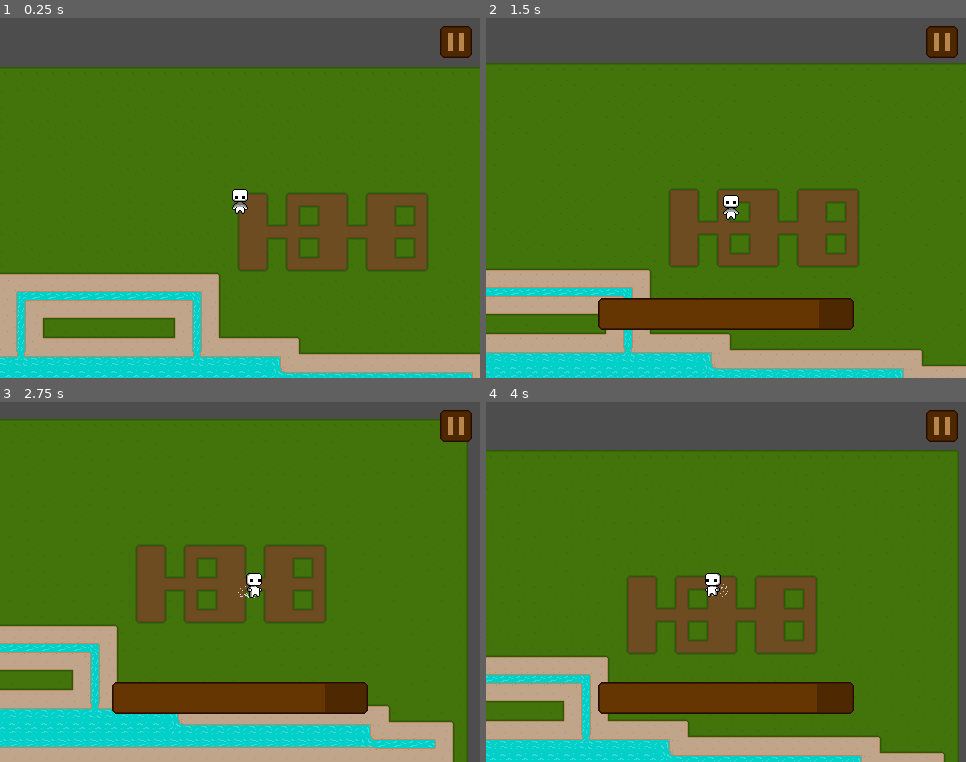
Above: before the commit, frames 1-4 (two rows, left to right).
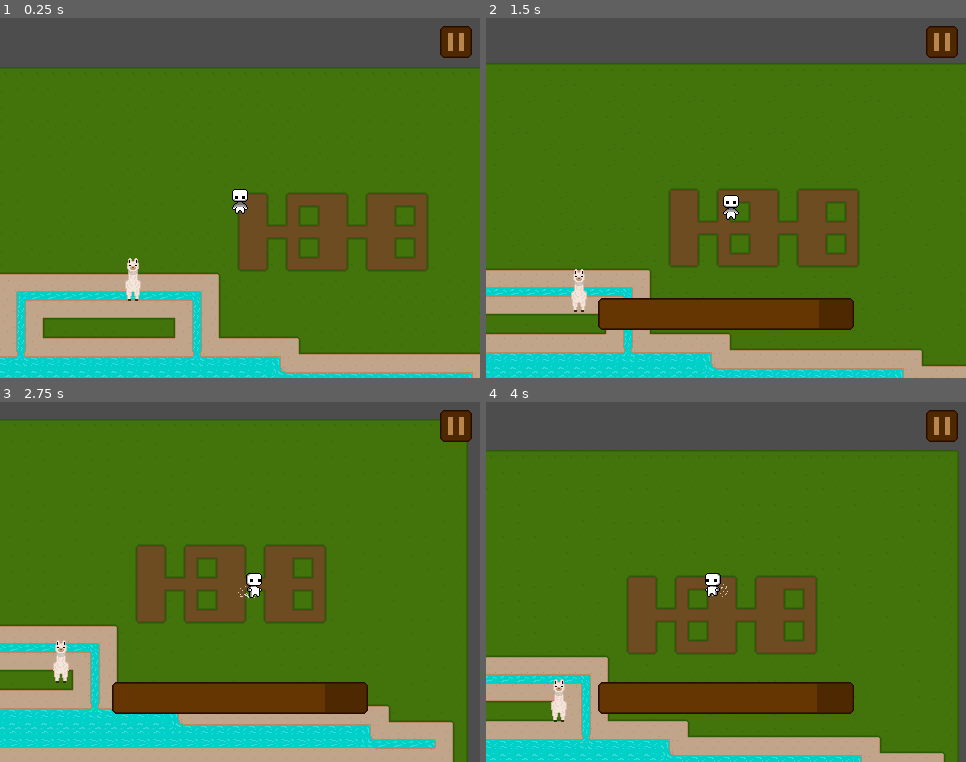
Above: after the commit, the same moments.

Repository: sanchedev/hamuq-kawsay
Game: Godot game, scene res://scenes/test.tscn
The game is run twice, just before and just after one commit, with the same random seed, the same clock (stepped at 60 frames per second) and the same inputs.
Inputs:
- Up to frame 1 (0.25 s): no input
- Up to frame 2 (1.5 s): tap Enter at 0.5 s; hold D (right) 0.53-1.28 s; hold Shift (run) 0.53-1.28 s; hold S (down) from 1.28 s (still down); tap Shift (run) at 1.35 s
- Up to frame 3 (2.75 s): release S (down) at 2.03 s; hold D (right) from 2.03 s (still down); hold Shift (run) from 2.03 s (still down)
- Up to frame 4 (4 s): release D (right) at 2.78 s; release Shift (run) at 2.78 s; hold W (up) 2.78-3.53 s; tap Shift (run) at 2.85 s; hold A (left) from 3.53 s (still down); hold Shift (run) from 3.53 s (still down)

The runs differ from the first frame. In frame 1, 0.3% of the frame differs, in the area x 26-30%, y 66-79%; in frame 2, 0.3%; in frame 3, 0.3%; in frame 4, 0.3%.

Commit message:
Agregando deambuleo en la alpaca

Diff:
--- /dev/null
+++ b/scenes/characters/animals/alpaca/alpaca.gd
@@ -0,0 +1,57 @@
+class_name AlpacaAnimal extends CharacterBody2D
+
+@export var speed = 12
+
+var walking = false
+var direction = Vector2i(1,1)
+
+@onready var walking_timer: Timer = $WalkingTimer
+@onready var animated_sprite_2d: AnimatedSprite2D = $AnimatedSprite2D
+
+func _ready() -> void:
+	walking = false
+	turning_states()
+	randomize()
+
+func _physics_process(delta: float) -> void:
+	var waittime = 1
+
+	if walking:
+		play_anim('walk')
+		velocity = direction*speed
+	else:
+		play_anim('idle')
+		velocity = Vector2.ZERO
+
+	move_and_slide()
+
+func turning_states():
+	if walking:
+		walking = false
+		walking_timer.wait_time = randf_range(4,8)
+		walking_timer.start()
+		return
+
+	walking = true
+	var x = randi_range(-1,1)
+	var y = randi_range(-1,1)
+
+	direction.x = x
+	direction.y = y if y != 0 or x != 0 else randi_range(0, 1) * 2 - 1
+
+	walking_timer.wait_time = randf_range(2,6)
+	walking_timer.start()
+
+func _on_walking_timer_timeout() -> void:
+	turning_states()
+
+
+func play_anim(anim_name: String):
+	var dir
+
+	if direction.y != 0:
+		dir = 'up' if direction.y < 0 else 'down'
+	else:
+		dir = 'left' if direction.x < 0 else 'right'
+
+	animated_sprite_2d.play(anim_name + '_' + dir)
--- /dev/null
+++ b/scenes/characters/animals/alpaca/alpaca.tscn
@@ -0,0 +1,178 @@
+[gd_scene load_steps=21 format=3 uid="uid://crrwyi0xc33oi"]
+
+[ext_resource type="Texture2D" uid="uid://daoyv8mwawadi" path="res://assets/characters/animals/alpaca/walk.png" id="1_h2tlb"]
+[ext_resource type="Script" uid="uid://cmvlunlhsd8nf" path="res://scenes/characters/animals/alpaca/alpaca.gd" id="1_vhri4"]
+
+[sub_resource type="AtlasTexture" id="AtlasTexture_vhri4"]
+atlas = ExtResource("1_h2tlb")
+region = Rect2(50, 0, 50, 50)
+
+[sub_resource type="AtlasTexture" id="AtlasTexture_1twcm"]
+atlas = ExtResource("1_h2tlb")
+region = Rect2(350, 0, 50, 50)
+
+[sub_resource type="AtlasTexture" id="AtlasTexture_cr851"]
+atlas = ExtResource("1_h2tlb")
+region = Rect2(200, 0, 50, 50)
+
+[sub_resource type="AtlasTexture" id="AtlasTexture_ojoqn"]
+atlas = ExtResource("1_h2tlb")
+region = Rect2(500, 0, 50, 50)
+
+[sub_resource type="AtlasTexture" id="AtlasTexture_407dh"]
+atlas = ExtResource("1_h2tlb")
+region = Rect2(0, 0, 50, 50)
+
+[sub_resource type="AtlasTexture" id="AtlasTexture_s0pr3"]
+atlas = ExtResource("1_h2tlb")
+region = Rect2(50, 0, 50, 50)
+
+[sub_resource type="AtlasTexture" id="AtlasTexture_d1tbt"]
+atlas = ExtResource("1_h2tlb")
+region = Rect2(100, 0, 50, 50)
+
+[sub_resource type="AtlasTexture" id="AtlasTexture_h5kae"]
+atlas = ExtResource("1_h2tlb")
+region = Rect2(300, 0, 50, 50)
+
+[sub_resource type="AtlasTexture" id="AtlasTexture_5mk3b"]
+atlas = ExtResource("1_h2tlb")
+region = Rect2(350, 0, 50, 50)
+
+[sub_resource type="AtlasTexture" id="AtlasTexture_iq7j8"]
+atlas = ExtResource("1_h2tlb")
+region = Rect2(400, 0, 50, 50)
+
+[sub_resource type="AtlasTexture" id="AtlasTexture_qt08k"]
+atlas = ExtResource("1_h2tlb")
+region = Rect2(150, 0, 50, 50)
+
+[sub_resource type="AtlasTexture" id="AtlasTexture_ley7s"]
+atlas = ExtResource("1_h2tlb")
+region = Rect2(200, 0, 50, 50)
+
+[sub_resource type="AtlasTexture" id="AtlasTexture_6q7mg"]
+atlas = ExtResource("1_h2tlb")
+region = Rect2(250, 0, 50, 50)
+
+[sub_resource type="AtlasTexture" id="AtlasTexture_nsbw3"]
+atlas = ExtResource("1_h2tlb")
+region = Rect2(450, 0, 50, 50)
+
+[sub_resource type="AtlasTexture" id="AtlasTexture_rno6w"]
+atlas = ExtResource("1_h2tlb")
+region = Rect2(500, 0, 50, 50)
+
+[sub_resource type="AtlasTexture" id="AtlasTexture_r6p45"]
+atlas = ExtResource("1_h2tlb")
+region = Rect2(550, 0, 50, 50)
+
+[sub_resource type="SpriteFrames" id="SpriteFrames_ieh7l"]
+animations = [{
+"frames": [{
+"duration": 1.0,
+"texture": SubResource("AtlasTexture_vhri4")
+}],
+"loop": true,
+"name": &"idle_down",
+"speed": 5.0
+}, {
+"frames": [{
+"duration": 1.0,
+"texture": SubResource("AtlasTexture_1twcm")
+}],
+"loop": true,
+"name": &"idle_left",
+"speed": 5.0
+}, {
+"frames": [{
+"duration": 1.0,
+"texture": SubResource("AtlasTexture_cr851")
+}],
+"loop": true,
+"name": &"idle_right",
+"speed": 5.0
+}, {
+"frames": [{
+"duration": 1.0,
+"texture": SubResource("AtlasTexture_ojoqn")
+}],
+"loop": true,
+"name": &"idle_up",
+"speed": 5.0
+}, {
+"frames": [{
+"duration": 1.0,
+"texture": SubResource("AtlasTexture_407dh")
+}, {
+"duration": 1.0,
+"texture": SubResource("AtlasTexture_s0pr3")
+}, {
+"duration": 1.0,
+"texture": SubResource("AtlasTexture_d1tbt")
+}],
+"loop": true,
+"name": &"walk_down",
+"speed": 5.0
+}, {
+"frames": [{
+"duration": 1.0,
+"texture": SubResource("AtlasTexture_h5kae")
+}, {
+"duration": 1.0,
+"texture": SubResource("AtlasTexture_5mk3b")
+}, {
+"duration": 1.0,
+"texture": SubResource("AtlasTexture_iq7j8")
+}],
+"loop": true,
+"name": &"walk_left",
+"speed": 5.0
+}, {
+"frames": [{
+"duration": 1.0,
+"texture": SubResource("AtlasTexture_qt08k")
+}, {
+"duration": 1.0,
+"texture": SubResource("AtlasTexture_ley7s")
+}, {
+"duration": 1.0,
+"texture": SubResource("AtlasTexture_6q7mg")
+}],
+"loop": true,
+"name": &"walk_right",
+"speed": 5.0
+}, {
+"frames": [{
+"duration": 1.0,
+"texture": SubResource("AtlasTexture_nsbw3")
+}, {
+"duration": 1.0,
+"texture": SubResource("AtlasTexture_rno6w")
+}, {
+"duration": 1.0,
+"texture": SubResource("AtlasTexture_r6p45")
+}],
+"loop": true,
+"name": &"walk_up",
+"speed": 5.0
+}]
+
+[sub_resource type="CircleShape2D" id="CircleShape2D_appif"]
+radius = 8.0
+
+[node name="Alpaca" type="CharacterBody2D"]
+motion_mode = 1
+script = ExtResource("1_vhri4")
+
+[node name="AnimatedSprite2D" type="AnimatedSprite2D" parent="."]
+sprite_frames = SubResource("SpriteFrames_ieh7l")
+animation = &"idle_down"
+
+[node name="CollisionShape2D" type="CollisionShape2D" parent="."]
+position = Vector2(0, 14)
+shape = SubResource("CircleShape2D_appif")
+
+[node name="WalkingTimer" type="Timer" parent="."]
+
+[connection signal="timeout" from="WalkingTimer" to="." method="_on_walking_timer_timeout"]
--- a/scenes/characters/player/player.gd
+++ b/scenes/characters/player/player.gd
@@ -55,7 +55,6 @@
 			stamina = max_stamina
 		stamina_changing.emit(stamina, max_stamina)
 	elif stamina == max_stamina :
-		print(stamina_timer_playing)
 		if !stamina_timer_playing:
 			stamina_timer.start(0)
 			stamina_timer_playing = true
--- a/scenes/characters/player/player.tscn
+++ b/scenes/characters/player/player.tscn
@@ -390,6 +390,7 @@
 
 [node name="Player" type="CharacterBody2D"]
 collision_mask = 255
+motion_mode = 1
 script = ExtResource("1_hss88")
 
 [node name="AnimatedSprite2D" type="AnimatedSprite2D" parent="."]
--- a/scenes/test.tscn
+++ b/scenes/test.tscn
@@ -1,13 +1,16 @@
-[gd_scene load_steps=5 format=4 uid="uid://b5dxa2i5gsjd3"]
+[gd_scene load_steps=6 format=4 uid="uid://b5dxa2i5gsjd3"]
 
 [ext_resource type="TileSet" uid="uid://dnb0jiaudcysc" path="res://resources/tilesets/terrain.tres" id="1_bl13t"]
 [ext_resource type="PackedScene" uid="uid://cqdq26jj3jgsq" path="res://scenes/characters/player/player.tscn" id="2_bl13t"]
 [ext_resource type="PackedScene" uid="uid://dpmsnakpqpc8q" path="res://scenes/ui/buttons/pause/pause_button.tscn" id="3_iyx0m"]
 [ext_resource type="PackedScene" uid="uid://cu676toeh8qff" path="res://scenes/ui/bars/stamina/stamina_bar.tscn" id="4_74lek"]
+[ext_resource type="PackedScene" uid="uid://crrwyi0xc33oi" path="res://scenes/characters/animals/alpaca/alpaca.tscn" id="5_j5jx5"]
 
 [node name="Test" type="Node2D"]
+y_sort_enabled = true
 
 [node name="TileMapLayer" type="TileMapLayer" parent="."]
+z_index = -1
 tile_map_data = PackedByteArray("AAAEAAQAAAAMAAEAAAAEAAMAAAACAAcAAAAFAAMAAAACAAUAAAAEAAIAAAAMAAIAAAAFAAQAAAAAAAUAAAAGAA …(18480 unchanged characters)…
 tile_set = ExtResource("1_bl13t")
 
@@ -39,3 +42,6 @@
 grow_horizontal = 2
 grow_vertical = 0
 player = NodePath("../../Player")
+
+[node name="Alpaca" parent="." instance=ExtResource("5_j5jx5")]
+position = Vector2(-75, 97)
Not shown, added: scenes/characters/animals/alpaca/alpaca.gd.uid
